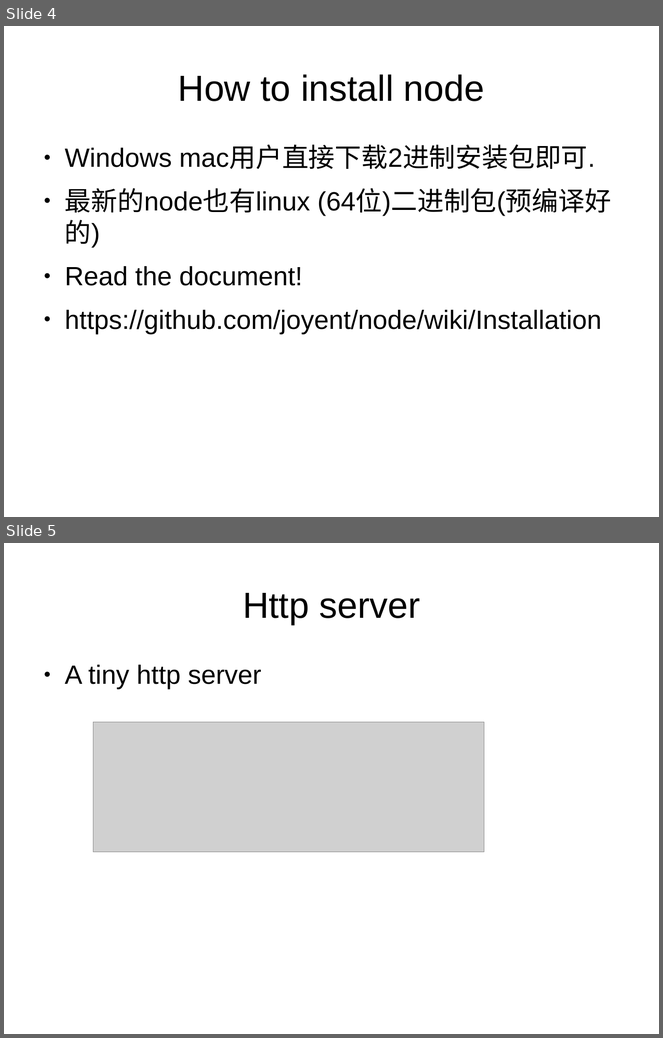
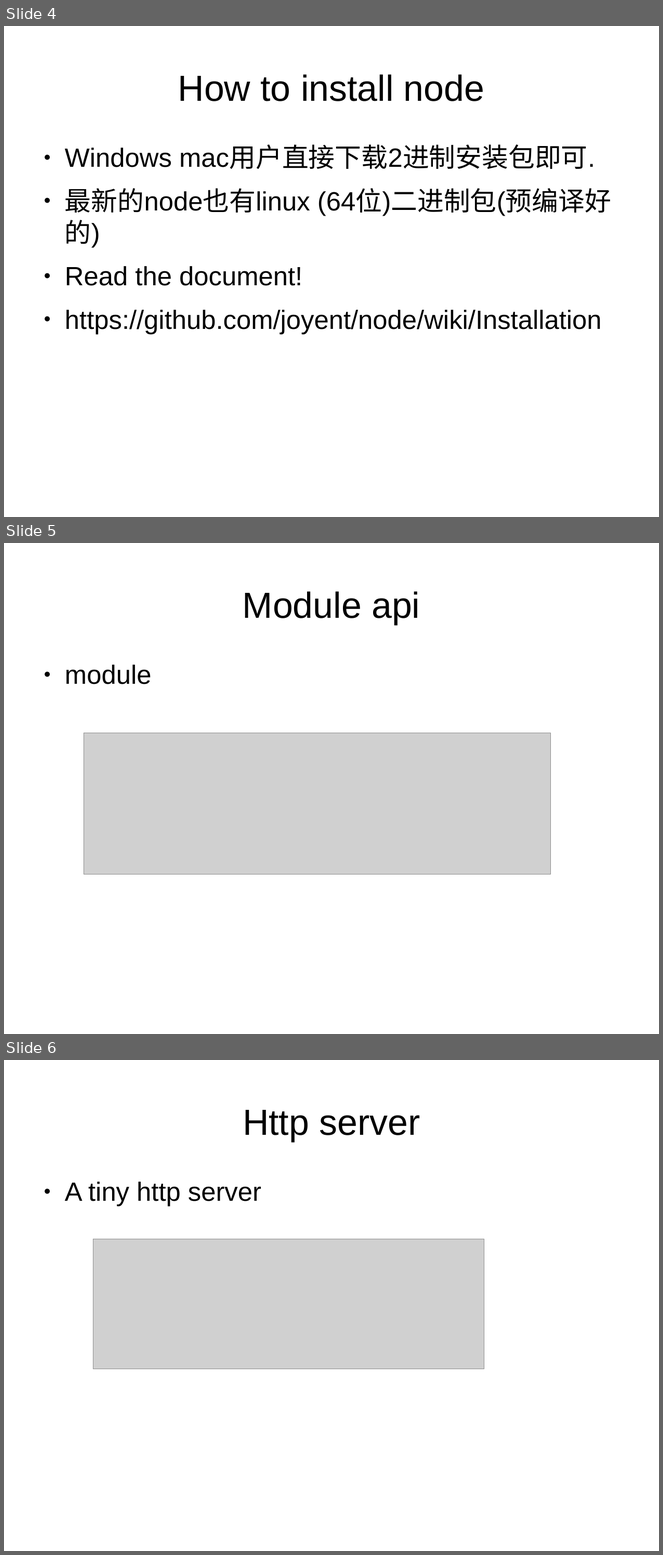
Before and after one commit to dongyuwei/frontend-utils, a slide deck: nodejs-web-dev-demo/nodejs-web-dev.odp. Shown one above the other, each under a label of ours: slides 4 and 5 before the commit, slides 4, 5 and 6 after it. The pictures are 663x1038 and 663x1555 pixels, drawn with LibreOffice and Linux fonts; fonts in the diff are those of the drawing; grey boxes stand for pictures. Boxes give left, top, right and bottom in pixels: in the first picture for what was removed or moved away, otherwise in the second. Text is boxed around its words. In the diff, an @@ line names an element or a change of style, - is before the commit and + after.

```diff
--- a/nodejs-web-dev-demo/nodejs-web-dev.odp
+++ b/nodejs-web-dev-demo/nodejs-web-dev.odp
@@ slide 5 added at (4, 543, 659, 1034), background #FFFFFF @@
@@ title added at (243, 591, 420, 625), 44 pt, text #000000 @@
+Module api
@@ text added at (65, 665, 152, 684), 32 pt, text #000000 @@
+● module
@@ picture added at (84, 733, 551, 874) @@
@@ what was slide 5 is now slide 6 @@
```
Also in this commit, not shown: 1 slide changed, 5 other slides added, 1 slide removed, 2 other files.
